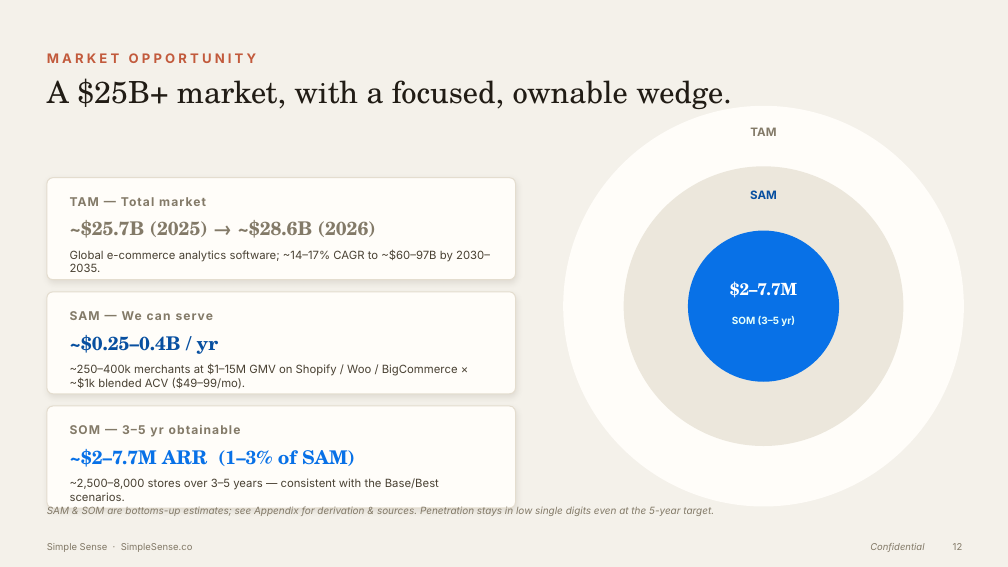
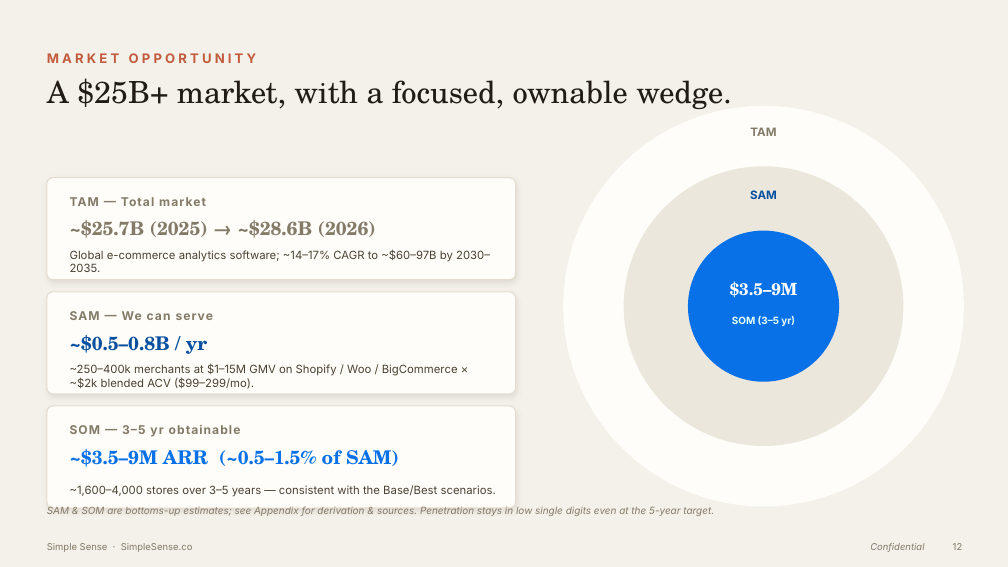
Before and after one commit to simplesense/simplesense.co, a slide deck: slide 12 of Simple_Sense_Investor_Deck.pptx. Drawn at 1008x567 pixels with LibreOffice and Linux fonts; fonts in the diff are those of the drawing. Boxes give left, top, right and bottom in pixels: in the first picture for what was removed or moved away, otherwise in the second. Text is boxed around its words. In the diff, an @@ line names an element or a change of style, - is before the commit and + after.

```diff
--- a/Simple_Sense_Investor_Deck.pptx
+++ b/Simple_Sense_Investor_Deck.pptx
@@ text at box(730, 281, 798, 298): text changed @@
-$2–7.7M
+$3.5–9M
@@ text at box(70, 335, 207, 354): text changed @@
-~$0.25–0.4B / yr
+~$0.5–0.8B / yr
@@ text at box(70, 363, 458, 389): text changed @@
-~250–400k merchants at $1–15M GMV on Shopify / Woo / BigCommerce × ~$1k blended ACV ($49–99/mo).
+~250–400k merchants at $1–15M GMV on Shopify / Woo / BigCommerce × ~$2k blended ACV ($99–299/mo).
@@ text at box(70, 449, 399, 467): text changed @@
-~$2–7.7M ARR (1–3% of SAM)
+~$3.5–9M ARR (~0.5–1.5% of SAM)
@@ text at box(70, 485, 496, 497): text changed @@
-~2,500–8,000 stores over 3–5 years — consistent with the Base/Best scenarios.
+~1,600–4,000 stores over 3–5 years — consistent with the Base/Best scenarios.
```
Also in this commit, not shown: 6 other slides changed, 35 other files.
